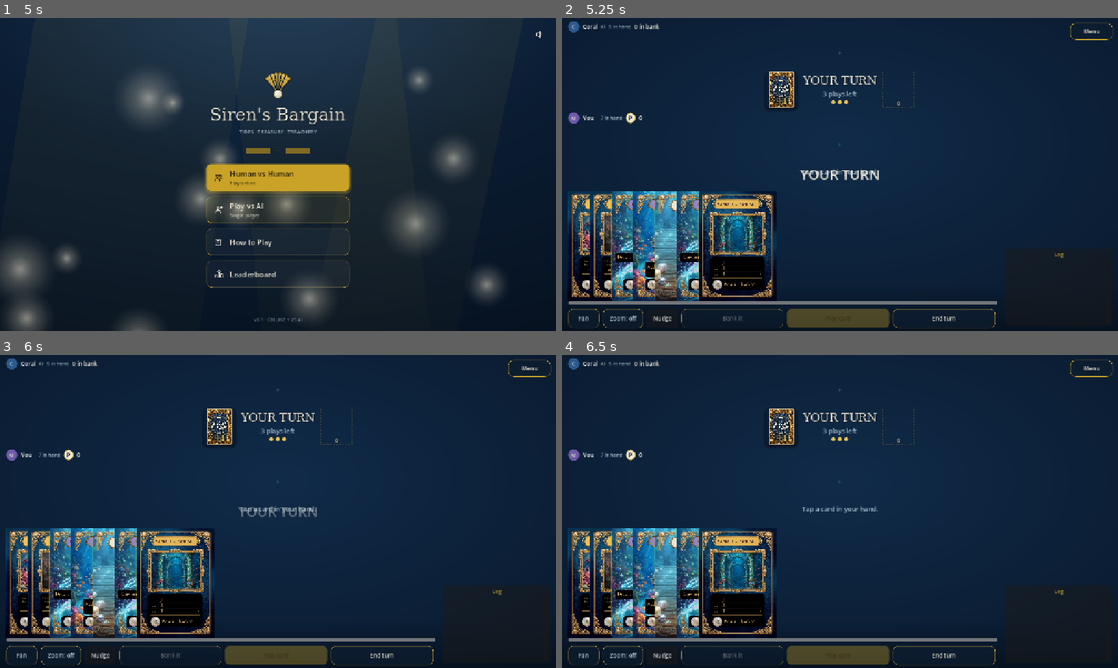
Above: before the commit, frames 1-4 (two rows, left to right).
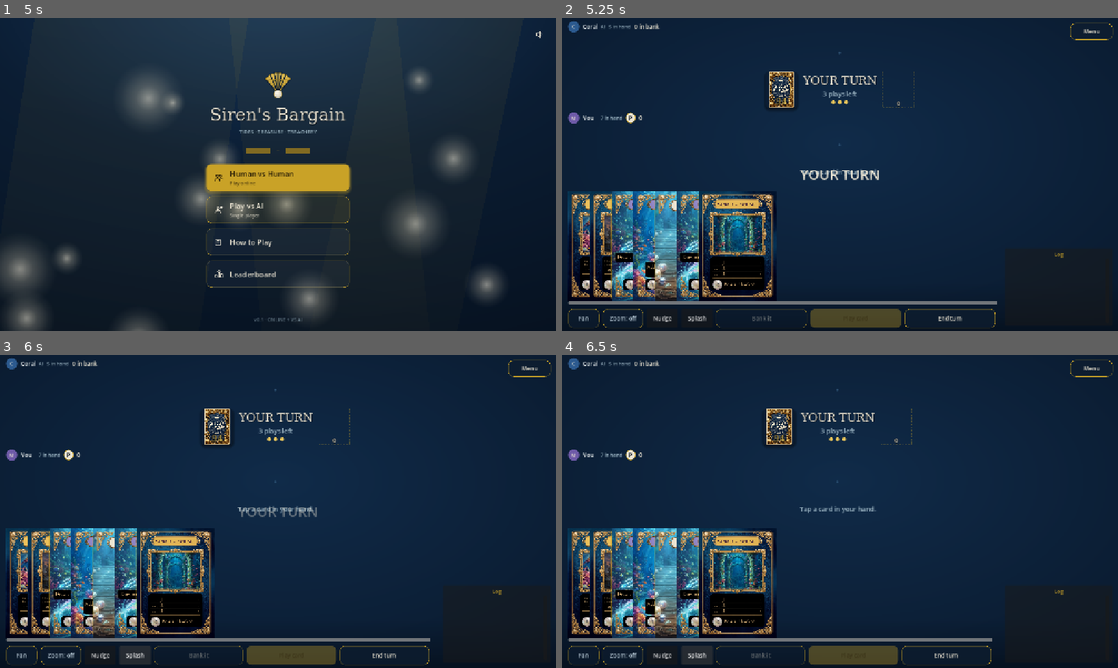
Above: after the commit, the same moments.

Repository: jordansaker/sirens-bargain
Game: Godot game, scene res://scenes/MainMenu.tscn
Same seed, same stepped clock (60 frames per second), same inputs: the game is played once before the commit and once after it.
Inputs (mouse positions are in pixels of both pictures, inside the frame that each line leads up to):
- Up to frame 1 (5 s): click (278, 177) at 0.5 s; click (255, 118) at 1.27 s; type "Alex" at 1.35 s; click (372, 118) at 1.5 s; type "12" at 1.58 s; click (250, 205) at 1.73 s; type "12" at 1.82 s; click "Create room" at 2 s; click "Create room" at 2.75 s; click "Create room" at 3.5 s; click "Back to main menu" at 4.25 s
- Up to frame 2 (5.25 s): click (840, 208) at 5 s
- Up to frame 3 (6 s): click (133, 655) at 5.75 s, where only the run after the commit has a clickable "Splash"
- Up to frame 4 (6.5 s): no input

Frame 1 is identical in both runs. In frame 2, 0.6% of the frame differs, in the area x 21-72%, y 92-99%; in frame 3, 1.9%; in frame 4, 1.9%, in the area x 21-79%, y 10-99%.

Commit message:
Actions row: new Splash button (net-broadcast ripple, sibling of Nudge)
- Adds SplashButton to Root/GameCol/Actions between Nudge and Bank.
- KIND_SPLASH added to NetProtocol; broadcasts on press so the other
  peer sees the ripple too (HvH). Same 3-second rate limit as Nudge.
- _do_splash_effect spawns SplashEffect centred on Root's rect and
  plays the "action" SFX. _on_splash_pressed sends over the wire;
  _apply_splash runs on receive.

Co-Authored-By: Claude Opus 4.7 (1M context) <noreply@anthropic.com>

Diff:
--- a/scenes/GameScreen.tscn
+++ b/scenes/GameScreen.tscn
@@ -236,6 +236,13 @@
 text = "Nudge"
 theme_override_font_sizes/font_size = 13
 
+[node name="SplashButton" type="Button" parent="Root/GameCol/Actions"]
+unique_name_in_owner = true
+custom_minimum_size = Vector2(72, 44)
+layout_mode = 2
+text = "Splash"
+theme_override_font_sizes/font_size = 13
+
 [node name="BankButton" type="Button" parent="Root/GameCol/Actions"]
 unique_name_in_owner = true
 custom_minimum_size = Vector2(0, 44)
--- a/scripts/net/NetProtocol.gd
+++ b/scripts/net/NetProtocol.gd
@@ -45,6 +45,9 @@
 const KIND_RESOLVE := "resolve"
 const KIND_SETTLE_PAYMENT := "settle_payment"
 const KIND_NUDGE := "nudge"
+# Splash is the visual sibling to Nudge — spawns the ripple SplashEffect on
+# the remote peer's screen. Same "ping the other player" idea, different vibe.
+const KIND_SPLASH := "splash"
 const KIND_END_TURN := "end_turn"
 # Guest→Host: "please (re-)send me the deck_init payload." Sent when the
 # guest's GameScreen finishes wiring up and is waiting on the initial deal.
--- a/scripts/ui/GameScreen.gd
+++ b/scripts/ui/GameScreen.gd
@@ -106,6 +106,7 @@
 @onready var _fan_button: Button = %FanButton
 @onready var _zoom_button: Button = %ZoomButton
 @onready var _nudge_button: Button = %NudgeButton
+@onready var _splash_button: Button = %SplashButton
 @onready var _menu_root: Panel = %ActionMenu
 @onready var _menu_title: Label = %MenuTitle
 @onready var _menu_scroll: ScrollContainer = %MenuScroll
@@ -347,6 +348,7 @@
 	_fan_button.toggled.connect(_on_fan_toggled)
 	_zoom_button.toggled.connect(_on_zoom_toggled)
 	_nudge_button.pressed.connect(_on_nudge_pressed)
+	_splash_button.pressed.connect(_on_splash_pressed)
 	var discard_box := get_node_or_null("Root/GameCol/MidTable/DiscardPileBox")
 	if discard_box is Control:
 		(discard_box as Control).mouse_filter = Control.MOUSE_FILTER_STOP
@@ -544,6 +546,34 @@
 	# Received a nudge from the opponent — shake our screen.
 	_do_shake_effect()
 
+# Splash: sibling of Nudge — spawns the ripple splash centred on the screen
+# locally and (in HvH) tells the opponent's peer to do the same. Same rate
+# limit as nudge to prevent spam.
+var _splash_last_msec: int = 0
+
+func _on_splash_pressed() -> void:
+	var now := Time.get_ticks_msec()
+	if now - _splash_last_msec < 3000:
+		return
+	_splash_last_msec = now
+	_do_splash_effect()
+	if _is_online:
+		_broadcast({"kind": NetProtocol.KIND_SPLASH, "actor": HUMAN_ID})
+
+func _apply_splash(_payload: Dictionary) -> void:
+	_do_splash_effect()
+
+func _do_splash_effect() -> void:
+	# Centre the ripple on the play area (Root's rect) so it reads as a
+	# whole-screen effect, not tied to any one widget.
+	var root := get_node_or_null("Root") as Control
+	if root == null:
+		return
+	if _sfx != null:
+		_sfx.play("action")
+	var rect := root.get_global_rect()
+	SplashEffect.spawn_at(root, rect.get_center())
+
 # Underwater-earthquake feel: tween Root's position in decreasing random
 # offsets so the whole play area jitters, then settles. Cheap and works on
 # every platform (no shader required).
@@ -633,6 +663,8 @@
 			_apply_settle_payment(payload)
 		NetProtocol.KIND_NUDGE:
 			_apply_nudge(payload)
+		NetProtocol.KIND_SPLASH:
+			_apply_splash(payload)
 		NetProtocol.KIND_REQUEST_DECK:
 			_on_deck_requested()
 		_:
